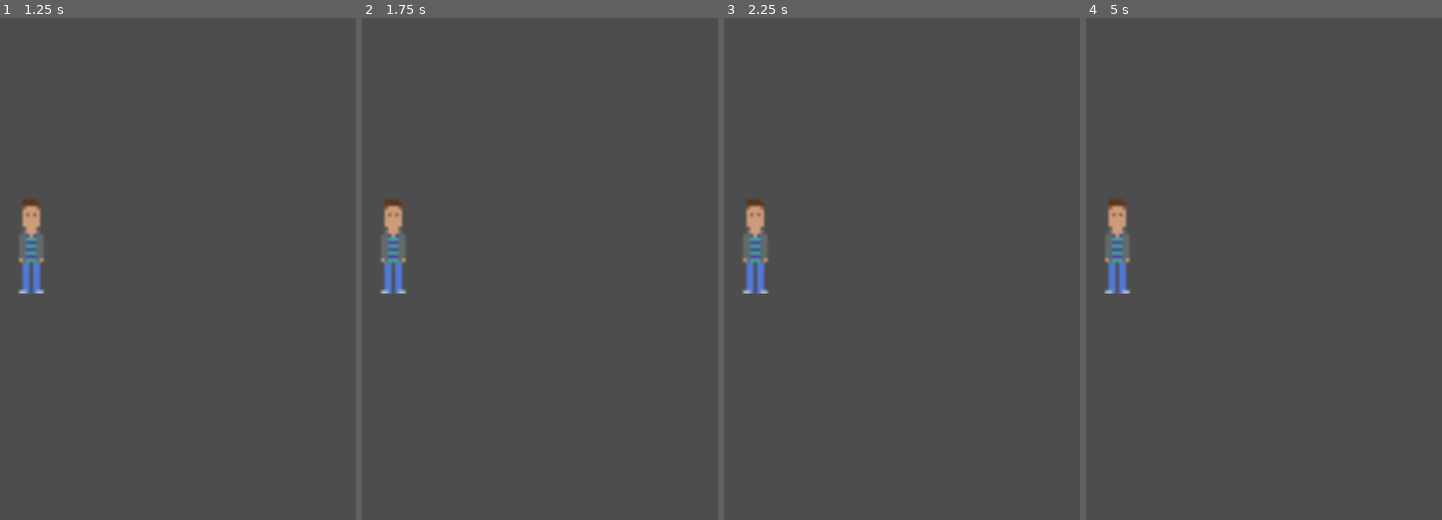
Above: before the commit, frames 1-4 (left to right).
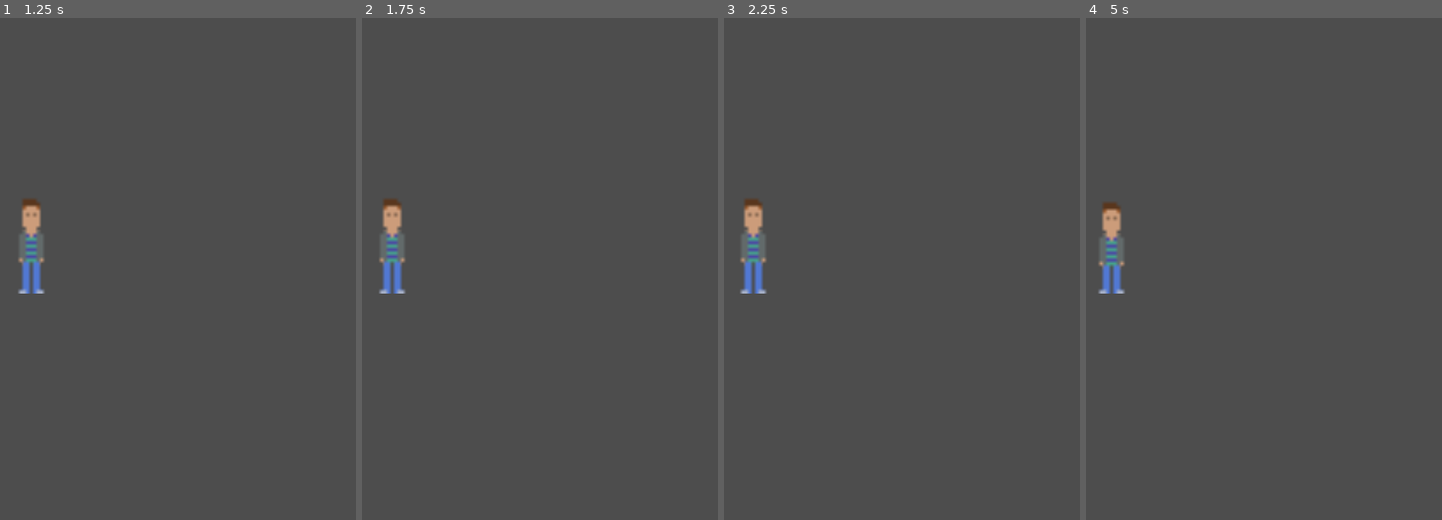
Above: after the commit, the same moments.

Repository: adamsocki/test_godot
Game: Godot game, scene res://game_manager.tscn
Two runs of this game, one before a commit and one after it. Both use one fixed random seed, a clock stepped at 60 frames per second and the inputs below.
Inputs (mouse positions are in pixels of both pictures, inside the frame that each line leads up to):
- Up to frame 1 (1.25 s): click "START" at 0.5 s
- Up to frame 2 (1.75 s): tap Enter at 1.25 s; move the mouse to (outside the picture) at 1.27 s; press the mouse at (outside the picture) at 1.28 s
- Up to frame 3 (2.25 s): move the mouse to (841, 304) at 2.02 s; release the mouse at (841, 304) at 2.03 s; click (841, 304) at 2.1 s
- Up to frame 4 (5 s): tap Space at 2.75 s; move the mouse to (1438, 143) at 2.77 s; press the mouse at (1438, 143) at 2.78 s; move the mouse to (1320, 389) at 3.52 s; release the mouse at (1320, 389) at 3.53 s; click (1320, 389) at 3.6 s; tap Enter at 4.25 s; move the mouse to (outside the picture) at 4.27 s; press the mouse at (outside the picture) at 4.28 s

Frame 1 is identical in both runs. In frame 2, 0.3% of the frame differs, in the area x 4-13%, y 37-55%; in frame 3, 0.5%; in frame 4, 1.1%, in the area x 3-13%, y 36-55%.

Commit message:
motion started

Diff:
--- a/game1_2D/levels/level_1.tscn
+++ b/game1_2D/levels/level_1.tscn
@@ -11,19 +11,23 @@
 [node name="Node" type="Node" parent="."]
 
 [node name="CollisionShape2D4" type="CollisionShape2D" parent="Node"]
+visible = false
 position = Vector2(520, 32)
 rotation = 1.5708
 shape = SubResource("CapsuleShape2D_ffcsp")
 
 [node name="CollisionShape2D2" type="CollisionShape2D" parent="Node"]
+visible = false
 position = Vector2(64, 488)
 shape = SubResource("CapsuleShape2D_ffcsp")
 
 [node name="CollisionShape2D3" type="CollisionShape2D" parent="Node"]
+visible = false
 position = Vector2(976, 488)
 shape = SubResource("CapsuleShape2D_ffcsp")
 
 [node name="CollisionShape2D" type="CollisionShape2D" parent="Node"]
+visible = false
 position = Vector2(520, 944)
 rotation = 1.5708
 shape = SubResource("CapsuleShape2D_ffcsp")
--- a/game1_2D/player.gd
+++ b/game1_2D/player.gd
@@ -1,12 +1,25 @@
 extends Node2D
 
 
+@export var speed = 4
+
 # Called when the node enters the scene tree for the first time.
 func _ready():
-	pass # Replace with function body.
+	pass
+#	position = pos
 
 
 # Called every frame. 'delta' is the elapsed time since the previous frame.
 func _process(delta):
+	var velocity = Vector2.ZERO
 	if Input.is_action_pressed("mouse_left"):
-		pass
+		velocity.x -= 1
+
+
+
+	if velocity.length() > 0:
+		velocity = velocity.normalized() * speed
+		$AnimatedSprite2D.play()
+	else:
+		$AnimatedSprite2D.stop()
+	position += velocity * delta
--- a/game1_2D/project.godot
+++ b/game1_2D/project.godot
@@ -27,5 +27,6 @@
 mouse_left={
 "deadzone": 0.5,
 "events": [Object(InputEventMouseButton,"resource_local_to_scene":false,"resource_name":"","device":-1,"window_id":0,"a …(253 unchanged characters)…
+, Object(InputEventKey,"resource_local_to_scene":false,"resource_name":"","device":-1,"window_id":0,"alt_pressed":false,"shift_pressed":false,"ctrl_pressed":false,"meta_pressed":false,"pressed":false,"keycode":0,"physical_keycode":4194319,"key_label":0,"unicode":0,"echo":false,"script":null)
 ]
 }
Not shown, changed: .DS_Store
Not shown, changed: game1_2D/.DS_Store
